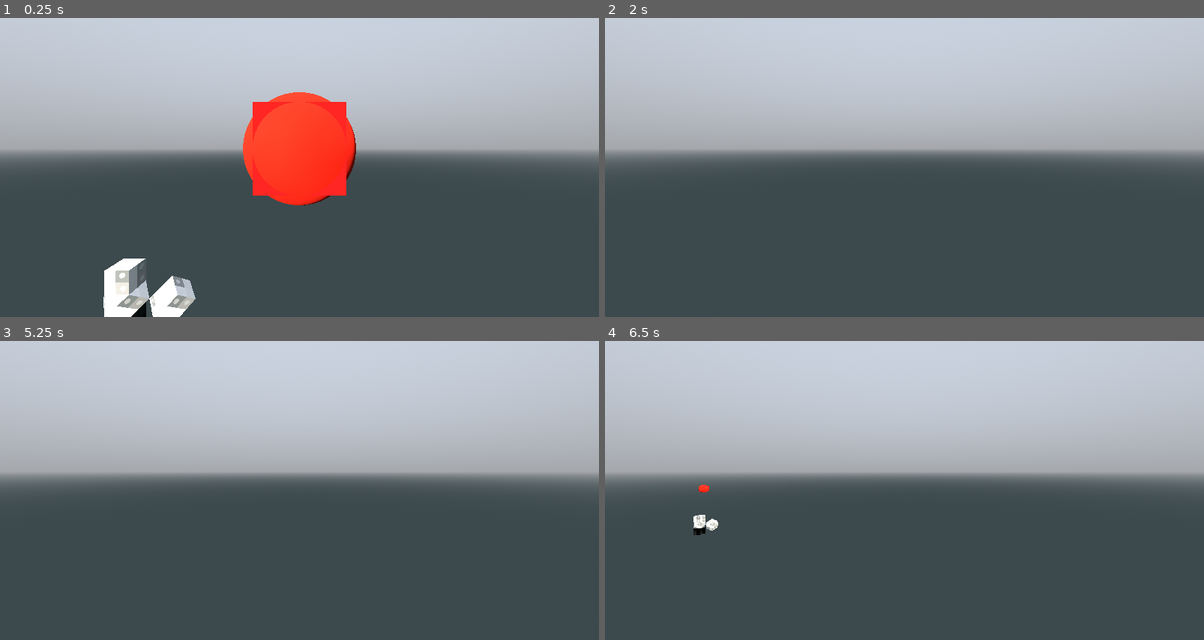
Above: before the commit, frames 1-4 (two rows, left to right).
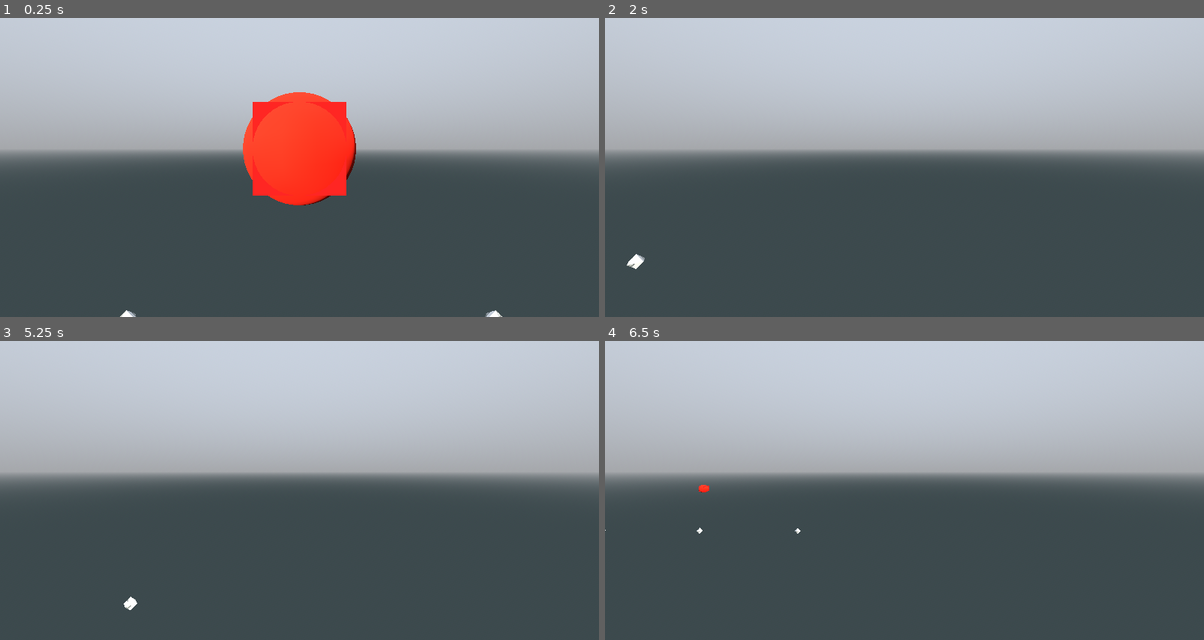
Above: after the commit, the same moments.

Repository: pixerhp/Hatchetflair
Game: Godot game, scene res://topscenes/gameplay_topscene.tscn
Same seed, same stepped clock (60 frames per second), same inputs: the game is played once before the commit and once after it.
Inputs (mouse positions are in pixels of both pictures, inside the frame that each line leads up to):
- Up to frame 1 (0.25 s): no input
- Up to frame 2 (2 s): tap Enter at 0.5 s; move the mouse to (1036, 131) at 0.52 s; hold D (move_right) 0.53-1.28 s; hold Shift (speed_faster) 0.53-1.28 s; click (1036, 131) at 0.67 s; move the mouse to (784, 164) at 1.27 s; hold S (move_backwards) from 1.28 s (still down); tap Ctrl (speed_slower) at 1.35 s
- Up to frame 3 (5.25 s): move the mouse to (359, 397) at 2.02 s; release S (move_backwards) at 2.03 s; hold D (move_right) 2.03-2.78 s; hold Shift (speed_faster) 2.03-2.78 s; tap Space (move_jump_up) at 2.75, 4.25 s; move the mouse to (269, 538) at 2.77 s; hold W (move_forwards) 2.78-3.53 s; tap Ctrl (speed_slower) at 2.85, 4.35 s; click (269, 538) at 2.92 s; tap Enter at 3.5, 5 s; move the mouse to (479, 523) at 3.52 s; hold Shift (speed_faster) 3.53-4.28 s; hold A (move_left) 3.53-5.03 s; move the mouse to (119, 421) at 4.27 s; move the mouse to (329, 472) at 5.02 s; hold S (move_backwards) from 5.03 s (still down); hold Shift (speed_faster) from 5.03 s (still down); click (329, 472) at 5.17 s
- Up to frame 4 (6.5 s): move the mouse to (814, 388) at 5.77 s; release S (move_backwards) at 5.78 s; release Shift (speed_faster) at 5.78 s; hold D (move_right) from 5.78 s (still down); tap Ctrl (speed_slower) at 5.85 s

The runs differ from the first frame. In frame 1, 2.0% of the frame differs, in the area x 17-84%, y 80-100%; in frame 2, less than 0.1%; in frame 3, less than 0.1%; in frame 4, 0.2%.

Commit message:
Have multiple tchunks in testing scene

Diff:
--- a/scripts/tchunks_manager.gd
+++ b/scripts/tchunks_manager.gd
@@ -8,7 +8,7 @@
 
 class TChunk:
 	var coords: Vector3i = Vector3i(0,0,0)
-	var seed: int = 0
+	var gen_seed: int = 0 # (typically the same for all chunks in a world.)
 
 	var tiles_shapes: PackedByteArray = []
 	var tiles_substs: PackedInt32Array = []
@@ -66,12 +66,9 @@
 	else:
 		return FAILED
 
-func tc_set_tile(tchunk_xyz: Vector3i, tile_xyz: Vector3i, tile_shape: int, tile_subst: Variant) -> Error:
-	if not world_tc_xyz_to_i.has(tchunk_xyz):
-		return FAILED
+func tc_set_tile(tchunk: TChunk, tile_xyz: Vector3i, tile_shape: int, tile_subst: Variant) -> Error:
 	# Update tiles data:
 	var tile_i: int = t_i_from_pos(tile_xyz)
-	var tchunk: TChunk = world_tchunks[world_tc_xyz_to_i[tchunk_xyz]]
 	tchunk.tiles_shapes[tile_i] = tile_shape
 	match typeof(tile_subst):
 		TYPE_INT:
@@ -84,58 +81,57 @@
 	# Update meshes utd bool:
 	const THRESH: int = 1
 		# The effective range in tile pos of tile-changing causing meshes to be ood, max is chunk length.
-	tchunk.are_tiles_meshes_utd = false
+	if not world_tc_xyz_to_i.has(tchunk.coords):
+		tchunk.are_tiles_meshes_utd = false
+		return OK
 	# (A balance between efficiency and code length; it could actually be made more egregious for speed.)
 	if tile_xyz.x < THRESH:
-		tc_set_tiles_meshes_ood(tchunk_xyz + Vector3i(-1,0,0))
+		tc_set_tiles_meshes_ood(tchunk.coords + Vector3i(-1,0,0))
 		if tile_xyz.y < THRESH:
-			tc_set_tiles_meshes_ood(tchunk_xyz + Vector3i(-1,-1,0))
+			tc_set_tiles_meshes_ood(tchunk.coords + Vector3i(-1,-1,0))
 			if tile_xyz.z < THRESH:
-				tc_set_tiles_meshes_ood(tchunk_xyz + Vector3i(-1,-1,-1))
+				tc_set_tiles_meshes_ood(tchunk.coords + Vector3i(-1,-1,-1))
 			if tile_xyz.z > TCU.TCHUNK_L - THRESH:
-				tc_set_tiles_meshes_ood(tchunk_xyz + Vector3i(-1,-1,1))
+				tc_set_tiles_meshes_ood(tchunk.coords + Vector3i(-1,-1,1))
 		if tile_xyz.y > TCU.TCHUNK_L - THRESH:
-			tc_set_tiles_meshes_ood(tchunk_xyz + Vector3i(-1,1,0))
+			tc_set_tiles_meshes_ood(tchunk.coords + Vector3i(-1,1,0))
 			if tile_xyz.z < THRESH:
-				tc_set_tiles_meshes_ood(tchunk_xyz + Vector3i(-1,1,-1))
+				tc_set_tiles_meshes_ood(tchunk.coords + Vector3i(-1,1,-1))
 			if tile_xyz.z > TCU.TCHUNK_L - THRESH:
-				tc_set_tiles_meshes_ood(tchunk_xyz + Vector3i(-1,1,1))
+				tc_set_tiles_meshes_ood(tchunk.coords + Vector3i(-1,1,1))
 	if tile_xyz.x > TCU.TCHUNK_L - THRESH:
-		tc_set_tiles_meshes_ood(tchunk_xyz + Vector3i(1,0,0))
+		tc_set_tiles_meshes_ood(tchunk.coords + Vector3i(1,0,0))
 		if tile_xyz.y < THRESH:
-			tc_set_tiles_meshes_ood(tchunk_xyz + Vector3i(1,-1,0))
+			tc_set_tiles_meshes_ood(tchunk.coords + Vector3i(1,-1,0))
 			if tile_xyz.z < THRESH:
-				tc_set_tiles_meshes_ood(tchunk_xyz + Vector3i(1,-1,-1))
+				tc_set_tiles_meshes_ood(tchunk.coords + Vector3i(1,-1,-1))
 			if tile_xyz.z > TCU.TCHUNK_L - THRESH:
-				tc_set_tiles_meshes_ood(tchunk_xyz + Vector3i(1,-1,1))
+				tc_set_tiles_meshes_ood(tchunk.coords + Vector3i(1,-1,1))
 		if tile_xyz.y > TCU.TCHUNK_L - THRESH:
-			tc_set_tiles_meshes_ood(tchunk_xyz + Vector3i(1,1,0))
+			tc_set_tiles_meshes_ood(tchunk.coords + Vector3i(1,1,0))
 			if tile_xyz.z < THRESH:
-				tc_set_tiles_meshes_ood(tchunk_xyz + Vector3i(1,1,-1))
+				tc_set_tiles_meshes_ood(tchunk.coords + Vector3i(1,1,-1))
 			if tile_xyz.z > TCU.TCHUNK_L - THRESH:
-				tc_set_tiles_meshes_ood(tchunk_xyz + Vector3i(1,1,1))
+				tc_set_tiles_meshes_ood(tchunk.coords + Vector3i(1,1,1))
 	if tile_xyz.y < THRESH:
-		tc_set_tiles_meshes_ood(tchunk_xyz + Vector3i(0,-1,0))
+		tc_set_tiles_meshes_ood(tchunk.coords + Vector3i(0,-1,0))
 		if tile_xyz.z < THRESH:
-			tc_set_tiles_meshes_ood(tchunk_xyz + Vector3i(0,-1,-1))
+			tc_set_tiles_meshes_ood(tchunk.coords + Vector3i(0,-1,-1))
 		if tile_xyz.z > TCU.TCHUNK_L - THRESH:
-			tc_set_tiles_meshes_ood(tchunk_xyz + Vector3i(0,-1,1))
+			tc_set_tiles_meshes_ood(tchunk.coords + Vector3i(0,-1,1))
 	if tile_xyz.y > TCU.TCHUNK_L - THRESH:
-		tc_set_tiles_meshes_ood(tchunk_xyz + Vector3i(0,1,0))
+		tc_set_tiles_meshes_ood(tchunk.coords + Vector3i(0,1,0))
 		if tile_xyz.z < THRESH:
-			tc_set_tiles_meshes_ood(tchunk_xyz + Vector3i(0,1,-1))
+			tc_set_tiles_meshes_ood(tchunk.coords + Vector3i(0,1,-1))
 		if tile_xyz.z > TCU.TCHUNK_L - THRESH:
-			tc_set_tiles_meshes_ood(tchunk_xyz + Vector3i(0,1,1))
+			tc_set_tiles_meshes_ood(tchunk.coords + Vector3i(0,1,1))
 	if tile_xyz.z < THRESH:
-		tc_set_tiles_meshes_ood(tchunk_xyz + Vector3i(0,0,-1))
+		tc_set_tiles_meshes_ood(tchunk.coords + Vector3i(0,0,-1))
 	if tile_xyz.z > TCU.TCHUNK_L - THRESH:
-		tc_set_tiles_meshes_ood(tchunk_xyz + Vector3i(0,0,1))
+		tc_set_tiles_meshes_ood(tchunk.coords + Vector3i(0,0,1))
 	return OK
 
-func tc_fill_tile(tchunk_xyz: Vector3i, tile_shape: int, tile_subst: Variant) -> Error:
-	if not world_tc_xyz_to_i.has(tchunk_xyz):
-		return FAILED
-	var tchunk: TChunk = world_tchunks[world_tc_xyz_to_i[tchunk_xyz]]
+func tc_fill_tile(tchunk: TChunk, tile_shape: int, tile_subst: Variant) -> Error:
 	tchunk.tiles_shapes.fill(tile_shape)
 	match typeof(tile_subst):
 		TYPE_INT:
@@ -146,8 +142,11 @@
 			push_error("Bad tile_subst param type, expected int (subst index) or String (subst name).")
 			tchunk.tiles_substs.fill(0)
 	# Update meshes utd bool:
-	for i in 27:
-		tc_set_tiles_meshes_ood(Vector3i(((i%3)-1), (((i/3)%3)-1), (((i/9)%3)-1)))
+	if world_tc_xyz_to_i.has(tchunk.coords):
+		for i in 27:
+			tc_set_tiles_meshes_ood(tchunk.coords + Vector3i(((i%3)-1), (((i/3)%3)-1), (((i/9)%3)-1)))
+	else:
+		tchunk.are_tiles_meshes_utd = false
 	return OK
 
 func tc_unmesh(tchunk: TChunk):
@@ -381,6 +380,17 @@
 			surface_ref.texinds_b[surface_ref.texinds_b.size() - 2],
 			surface_ref.texinds_b[surface_ref.texinds_b.size() - 1]])
 
+func tc_generate(tchunk: TChunk):
+	tc_fill_tile(tchunk, TILE_SHAPE.EMPTY, "nothing")
+	tc_set_tile(tchunk, Vector3i(0,0,0), TILE_SHAPE.MARCH_ANG, "plainite_white")
+
+	# Update meshes utd bool:
+	if world_tc_xyz_to_i.has(tchunk.coords):
+		for i in 27:
+			tc_set_tiles_meshes_ood(Vector3i(((i%3)-1), (((i/3)%3)-1), (((i/9)%3)-1)))
+	else:
+		tchunk.are_tiles_meshes_utd = false
+
 # All currently loaded world terrain chunks.
 var world_tchunks: Array[TChunk] = []
 var world_tc_xyz_to_i: Dictionary[Vector3i, int] = {}
@@ -402,12 +412,16 @@
 	if not world_tc_xyz_to_i.size() == world_tchunks.size():
 		push_error("Some world tchunks have duplicate coords, which is unintended behavior.")
 
-func load_tchunk(xyz: Vector3i, reload_if_existing: bool = true):
-	if world_tc_xyz_to_i.has(xyz):
-		if reload_if_existing: unload_tchunk(xyz)
+func load_tchunk(tchunk_xyz: Vector3i, load_data: bool = true, reload_if_existing: bool = true):
+	if world_tc_xyz_to_i.has(tchunk_xyz):
+		if reload_if_existing: unload_tchunk(tchunk_xyz)
 		else: return
 	world_tchunks.append(TChunk.new())
-	world_tc_xyz_to_i[xyz] = world_tchunks.size() - 1
+	world_tchunks[-1].coords = tchunk_xyz
+	world_tc_xyz_to_i[tchunk_xyz] = world_tchunks.size() - 1
+	if load_data:
+		# !!! check if chunk is saved in files and load that instead of generating if so.
+		tc_generate(world_tchunks[-1])
 
 func unload_tchunk(xyz: Vector3i):
 	if not world_tc_xyz_to_i.has(xyz):
@@ -429,6 +443,7 @@
 	if world_tchunks[world_tc_xyz_to_i[xyz]].tiles_rend_node == null:
 		return
 	chunks_container_node.add_child(world_tchunks[world_tc_xyz_to_i[xyz]].tiles_rend_node)
+	world_tchunks[world_tc_xyz_to_i[xyz]].tiles_rend_node.position = Vector3(xyz * 16)
 	world_tchunks[world_tc_xyz_to_i[xyz]].tiles_rend_node.name = xyz_to_name(xyz) + "_tiles_rend_mesh"
 
 func remove_tchunk_mesh_node(xyz: Vector3i):
@@ -442,15 +457,19 @@
 
 func _ready():
 	load_tchunk(Vector3i(0,0,0))
-	tc_fill_tile(Vector3i(0,0,0), TILE_SHAPE.EMPTY, "nothing")
-	tc_set_tile(Vector3i(0,0,0), Vector3i(0,0,0), TILE_SHAPE.TESS_CUBE, "plainite_black")
-	tc_set_tile(Vector3i(0,0,0), Vector3i(0,1,0), TILE_SHAPE.TESS_RHOMBDO, "test")
-	tc_set_tile(Vector3i(0,0,0), Vector3i(0,2,0), TILE_SHAPE.TESS_CUBE, "plainite_white")
-	tc_set_tile(Vector3i(0,0,0), Vector3i(2,1,0), TILE_SHAPE.TESS_RHOMBDO, "error")
+	load_tchunk(Vector3i(-1,0,0))
+	load_tchunk(Vector3i(1,0,0))
+
+
+	#tc_fill_tile(Vector3i(0,0,0), TILE_SHAPE.EMPTY, "nothing")
+	#tc_set_tile(Vector3i(0,0,0), Vector3i(0,0,0), TILE_SHAPE.TESS_CUBE, "plainite_black")
+	#tc_set_tile(Vector3i(0,0,0), Vector3i(0,1,0), TILE_SHAPE.TESS_RHOMBDO, "test")
+	#tc_set_tile(Vector3i(0,0,0), Vector3i(0,2,0), TILE_SHAPE.TESS_CUBE, "plainite_white")
+	#tc_set_tile(Vector3i(0,0,0), Vector3i(2,1,0), TILE_SHAPE.TESS_RHOMBDO, "error")
+
 	remesh_tchunk(Vector3i(0,0,0))
-
-	print(world_tchunks[world_tc_xyz_to_i[Vector3i(0,0,0)]].tiles_rend_arraymesh.get_surface_count())
-	print(chunks_container_node.get_children()[0])
+	remesh_tchunk(Vector3i(-1,0,0))
+	remesh_tchunk(Vector3i(1,0,0))
 
 	#generate_test_mesh()
 
